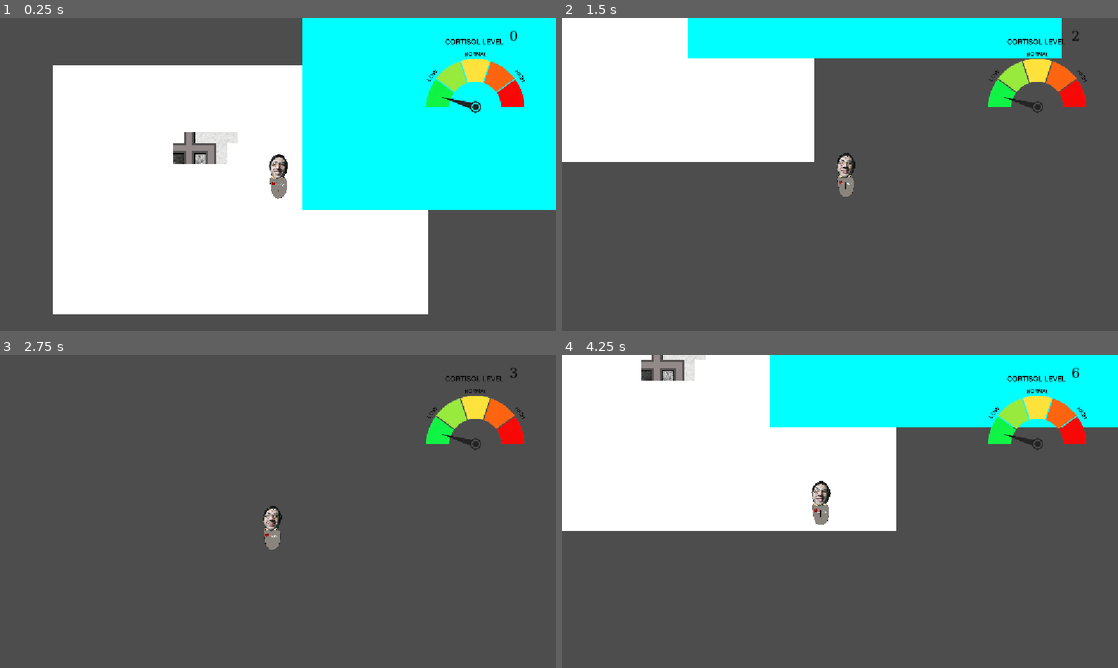
Above: before the commit, frames 1-4 (two rows, left to right).
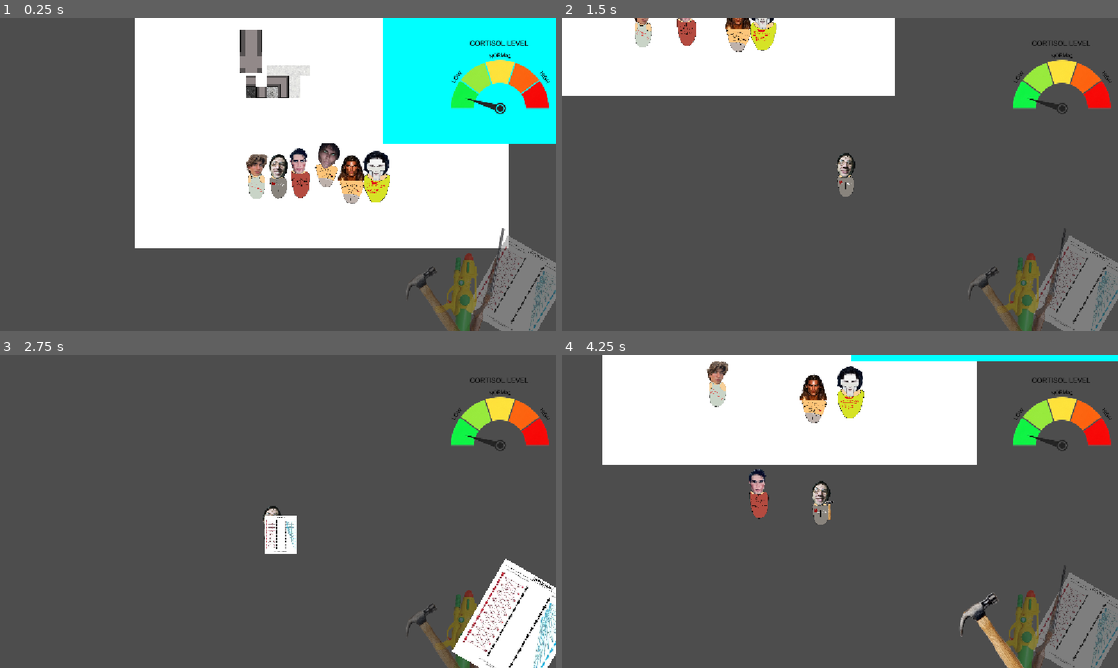
Above: after the commit, the same moments.

Repository: Braish001/Hypergamy-is-fake
Game: Godot game, scene res://world.tscn
The game is run twice, just before and just after one commit, with the same random seed, the same clock (stepped at 60 frames per second) and the same inputs.
Inputs (mouse positions are in pixels of both pictures, inside the frame that each line leads up to):
- Up to frame 1 (0.25 s): no input
- Up to frame 2 (1.5 s): tap Enter (ui_accept) at 0.5, 0.77, 1.07 s; move the mouse to (962, 158) at 0.52 s; hold Right (ui_right) 0.53-1.28 s; tap 1 at 0.6 s; click (962, 158) at 0.67 s; tap 2 at 0.8, 1.35 s; move the mouse to (728, 190) at 1.27 s; hold Down (ui_down) from 1.28 s (still down)
- Up to frame 3 (2.75 s): tap Enter (ui_accept) at 1.52, 1.82 s; tap 3 at 1.55, 2.1 s; move the mouse to (333, 442) at 2.02 s; release Down (ui_down) at 2.03 s; hold Right (ui_right) from 2.03 s (still down); tap 4 at 2.3 s
- Up to frame 4 (4.25 s): move the mouse to (812, 574) at 2.77 s; release Right (ui_right) at 2.78 s; hold Up (ui_up) 2.78-3.53 s; tap 4 at 2.85 s; click (812, 574) at 2.92 s; tap Enter (ui_accept) at 3.02, 3.05, 3.32, 3.6, 3.77, 4.07 s; move the mouse to (1006, 558) at 3.52 s; hold Left (ui_left) from 3.53 s (still down); tap 1 at 3.8 s

The runs differ from the first frame. In frame 1, 54% of the frame differs, in the area x 9-100%, y 0-100%; in frame 2, 27%; in frame 3, 8.9%; in frame 4, 37%.

Commit message:
17

Diff:
--- /dev/null
+++ b/hypergamy-is-fake/npc.gd
@@ -0,0 +1,28 @@
+extends CharacterBody2D
+
+@export var speed: float = 300.0
+var move_direction: Vector2 = Vector2.ZERO
+
+@onready var timer: Timer = $Timer
+
+func _ready() -> void:
+	# Подключаем таймер к функции смены направления
+	timer.timeout.connect(_pick_new_direction)
+	_pick_new_direction() # Сразу выбираем первое направление при старте
+
+func _physics_process(_delta: float) -> void:
+	velocity = move_direction * speed
+	move_and_slide()
+
+	# Если NPC уперся в стену или игрока — сразу меняем направление, чтобы не буксовал
+	if is_on_wall():
+		_pick_new_direction()
+
+func _pick_new_direction() -> void:
+	# С вероятностью 30% NPC просто постоит на месте, иначе пойдет в случайную сторону
+	if randf() < 0.3:
+		move_direction = Vector2.ZERO
+	else:
+		# Выбираем случайный угол от 0 до 360 градусов
+		var random_angle = randf_range(0, TAU)
+		move_direction = Vector2.RIGHT.rotated(random_angle)
--- /dev/null
+++ b/hypergamy-is-fake/npc.tscn
@@ -0,0 +1,30 @@
+[gd_scene format=3 uid="uid://bbo12xh5pynwv"]
+
+[ext_resource type="Script" uid="uid://bfchfl0wb0ha0" path="res://npc.gd" id="1_xxcha"]
+[ext_resource type="Texture2D" uid="uid://bhywtq3dhmfer" path="res://sprites/chad_2.png" id="2_kh24r"]
+[ext_resource type="Texture2D" uid="uid://d4ivk0gjvcvoq" path="res://sprites/body_chad_1.png" id="2_ul7y6"]
+
+[sub_resource type="CapsuleShape2D" id="CapsuleShape2D_cbp6q"]
+radius = 62.0
+height = 274.0
+
+[node name="NPC" type="CharacterBody2D" unique_id=1640683601]
+script = ExtResource("1_xxcha")
+
+[node name="T-shirt" type="Sprite2D" parent="." unique_id=683902586]
+position = Vector2(2.000001, 88)
+scale = Vector2(1.1425781, 1.1425781)
+texture = ExtResource("2_ul7y6")
+
+[node name="Sprite2D" type="Sprite2D" parent="." unique_id=1259726964]
+position = Vector2(-19, -30)
+scale = Vector2(0.19188704, 0.19188704)
+texture = ExtResource("2_kh24r")
+
+[node name="CollisionShape2D" type="CollisionShape2D" parent="." unique_id=530161661]
+position = Vector2(-9, 49)
+shape = SubResource("CapsuleShape2D_cbp6q")
+
+[node name="Timer" type="Timer" parent="." unique_id=461630569]
+wait_time = 2.0
+autostart = true
--- /dev/null
+++ b/hypergamy-is-fake/npc_2.gd
@@ -0,0 +1,28 @@
+extends CharacterBody2D
+
+@export var speed: float = 300.0
+var move_direction: Vector2 = Vector2.ZERO
+
+@onready var timer: Timer = $Timer
+
+func _ready() -> void:
+	# Подключаем таймер к функции смены направления
+	timer.timeout.connect(_pick_new_direction)
+	_pick_new_direction() # Сразу выбираем первое направление при старте
+
+func _physics_process(_delta: float) -> void:
+	velocity = move_direction * speed
+	move_and_slide()
+
+	# Если NPC уперся в стену или игрока — сразу меняем направление, чтобы не буксовал
+	if is_on_wall():
+		_pick_new_direction()
+
+func _pick_new_direction() -> void:
+	# С вероятностью 30% NPC просто постоит на месте, иначе пойдет в случайную сторону
+	if randf() < 0.3:
+		move_direction = Vector2.ZERO
+	else:
+		# Выбираем случайный угол от 0 до 360 градусов
+		var random_angle = randf_range(0, TAU)
+		move_direction = Vector2.RIGHT.rotated(random_angle)
--- /dev/null
+++ b/hypergamy-is-fake/npc_2.tscn
@@ -0,0 +1,30 @@
+[gd_scene format=3 uid="uid://bsfgc62pnobl3"]
+
+[ext_resource type="Script" uid="uid://b4ari5sqg7s05" path="res://npc_2.gd" id="1_88fjt"]
+[ext_resource type="Texture2D" uid="uid://b725pf1kpy3dd" path="res://sprites/body_chad_2.png" id="2_decul"]
+[ext_resource type="Texture2D" uid="uid://cjgigo4rakgmy" path="res://sprites/chad_3.png" id="2_wqxq6"]
+
+[sub_resource type="CapsuleShape2D" id="CapsuleShape2D_bc6q4"]
+radius = 63.0
+height = 274.0
+
+[node name="NPC2" type="CharacterBody2D" unique_id=707977642]
+script = ExtResource("1_88fjt")
+
+[node name="T-shirt" type="Sprite2D" parent="." unique_id=1149027202]
+position = Vector2(2, 73)
+scale = Vector2(1.0136719, 1.117519)
+texture = ExtResource("2_decul")
+
+[node name="Sprite2D" type="Sprite2D" parent="." unique_id=486404840]
+position = Vector2(-31, -28)
+scale = Vector2(0.1776442, 0.17764424)
+texture = ExtResource("2_wqxq6")
+
+[node name="CollisionShape2D" type="CollisionShape2D" parent="." unique_id=1181781168]
+position = Vector2(-5, 33)
+shape = SubResource("CapsuleShape2D_bc6q4")
+
+[node name="Timer" type="Timer" parent="." unique_id=326319407]
+wait_time = 2.0
+autostart = true
--- /dev/null
+++ b/hypergamy-is-fake/npc_3.tscn
@@ -0,0 +1,30 @@
+[gd_scene format=3 uid="uid://crl3hq8fk5ti6"]
+
+[ext_resource type="Script" uid="uid://bfchfl0wb0ha0" path="res://npc.gd" id="1_yk8p1"]
+[ext_resource type="Texture2D" uid="uid://2hplmpyammpx" path="res://sprites/body_adam_2.png" id="2_ufif8"]
+[ext_resource type="Texture2D" uid="uid://bc3ds2wkoh8s2" path="res://sprites/trueadam_1.png" id="2_yk8p1"]
+
+[sub_resource type="CapsuleShape2D" id="CapsuleShape2D_wqxq6"]
+radius = 63.0
+height = 254.0
+
+[node name="NPC" type="CharacterBody2D" unique_id=1640683601]
+script = ExtResource("1_yk8p1")
+
+[node name="T-shirt" type="Sprite2D" parent="." unique_id=683902586]
+position = Vector2(8, 101.00001)
+scale = Vector2(0.9961719, 0.9961719)
+texture = ExtResource("2_ufif8")
+
+[node name="Sprite2D" type="Sprite2D" parent="." unique_id=1259726964]
+position = Vector2(6, 82)
+scale = Vector2(0.38046557, 0.38046563)
+texture = ExtResource("2_yk8p1")
+
+[node name="CollisionShape2D" type="CollisionShape2D" parent="." unique_id=530161661]
+position = Vector2(3, 61)
+shape = SubResource("CapsuleShape2D_wqxq6")
+
+[node name="Timer" type="Timer" parent="." unique_id=461630569]
+wait_time = 2.0
+autostart = true
--- /dev/null
+++ b/hypergamy-is-fake/npc_4.tscn
@@ -0,0 +1,30 @@
+[gd_scene format=3 uid="uid://bvhap3fyukl4c"]
+
+[ext_resource type="Script" uid="uid://bfchfl0wb0ha0" path="res://npc.gd" id="1_5vjc4"]
+[ext_resource type="Texture2D" uid="uid://j3wcpncj27ek" path="res://sprites/trueadam_2.png" id="2_5vjc4"]
+[ext_resource type="Texture2D" uid="uid://2hplmpyammpx" path="res://sprites/body_adam_2.png" id="2_t47uk"]
+
+[sub_resource type="CapsuleShape2D" id="CapsuleShape2D_6xynh"]
+radius = 74.0
+height = 272.0
+
+[node name="NPC" type="CharacterBody2D" unique_id=1640683601]
+script = ExtResource("1_5vjc4")
+
+[node name="T-shirt" type="Sprite2D" parent="." unique_id=683902586]
+position = Vector2(13.999999, 118)
+scale = Vector2(1.1015625, 1.1015625)
+texture = ExtResource("2_t47uk")
+
+[node name="Sprite2D" type="Sprite2D" parent="." unique_id=1259726964]
+position = Vector2(0, 9.536743e-07)
+scale = Vector2(0.1852764, 0.18527645)
+texture = ExtResource("2_5vjc4")
+
+[node name="CollisionShape2D" type="CollisionShape2D" parent="." unique_id=530161661]
+position = Vector2(1, 80)
+shape = SubResource("CapsuleShape2D_6xynh")
+
+[node name="Timer" type="Timer" parent="." unique_id=461630569]
+wait_time = 2.0
+autostart = true
--- /dev/null
+++ b/hypergamy-is-fake/npc_5.tscn
@@ -0,0 +1,30 @@
+[gd_scene format=3 uid="uid://5y1nbsveuq53"]
+
+[ext_resource type="Script" uid="uid://bfchfl0wb0ha0" path="res://npc.gd" id="1_ldtql"]
+[ext_resource type="Texture2D" uid="uid://cqu7rygg4gtpy" path="res://sprites/body_adam_1.png" id="2_g4duc"]
+[ext_resource type="Texture2D" uid="uid://c3vq5te82x3ys" path="res://sprites/trueadam_3.png" id="2_ldtql"]
+
+[sub_resource type="CapsuleShape2D" id="CapsuleShape2D_q54so"]
+radius = 72.0
+height = 288.0
+
+[node name="NPC" type="CharacterBody2D" unique_id=1640683601]
+script = ExtResource("1_ldtql")
+
+[node name="T-shirt" type="Sprite2D" parent="." unique_id=683902586]
+position = Vector2(9.999998, 97)
+scale = Vector2(1.2474365, 1.2474365)
+texture = ExtResource("2_g4duc")
+
+[node name="Sprite2D" type="Sprite2D" parent="." unique_id=1259726964]
+position = Vector2(-17, 7)
+scale = Vector2(0.4291021, 0.42910215)
+texture = ExtResource("2_ldtql")
+
+[node name="CollisionShape2D" type="CollisionShape2D" parent="." unique_id=530161661]
+position = Vector2(-4, 57)
+shape = SubResource("CapsuleShape2D_q54so")
+
+[node name="Timer" type="Timer" parent="." unique_id=461630569]
+wait_time = 2.0
+autostart = true
--- a/hypergamy-is-fake/player.gd
+++ b/hypergamy-is-fake/player.gd
@@ -3,7 +3,7 @@
 @export var speed: float = 1200.0
 @export var dash_speed: float = 3000.0      # Скорость во время рывка
 @export var dash_duration: float = 0.2      # Длительность рывка в секундах
-@export var dash_cooldown: float = 0.4      # Перезарядка рывка (4 секунды)
+@export var dash_cooldown: float = 0.4      # Перезарядка рывка
 
 # Система кортизола
 var cortisol: float = 0.0
@@ -22,6 +22,13 @@
 var cooldown_time_left: float = 0.0
 var dash_direction: Vector2 = Vector2.DOWN
 
+# --- СИСТЕМА ОРУЖИЯ В РУКАХ ---
+# Убедись, что у узла Player есть дочерний Sprite2D с именем HeldItemSprite
+@onready var held_item_sprite: Sprite2D = $HeldItemSprite
+
+# Массив текстур оружия — настраивай их прямо в Инспекторе Godot (размер Size = 4)
+@export var weapon_textures: Array[Texture2D] = []
+
 func _ready() -> void:
 	# 1. Загружаем картинку курсора
 	var img = Image.load_from_file("res://sprites/cursor_game.png")
@@ -39,6 +46,10 @@
 	]
 
 	update_cortisol_display()
+
+	# При старте прячем оружие в руках
+	if held_item_sprite != null:
+		held_item_sprite.visible = false
 
 func _physics_process(delta: float) -> void:
 	# 1. Убывание 1 единицы кортизола раз в 1 минуту (60 секунд)
@@ -86,7 +97,6 @@
 
 # Функция обновления картинки и текста кортизола в UI
 func update_cortisol_display() -> void:
-	# Обновляем картинку шкалы
 	if cortisol_ui != null:
 		var stage_index = int(cortisol / 20)
 		stage_index = clamp(stage_index, 0, cortisol_stages.size() - 1)
@@ -94,6 +104,43 @@
 		if cortisol_stages[stage_index] != null:
 			cortisol_ui.texture = cortisol_stages[stage_index]
 
-	# Обновляем текст с числовым значением
 	if cortisol_label != null:
 		cortisol_label.text = str(int(cortisol))
+
+# --- ФУНКЦИИ УПРАВЛЕНИЯ ОРУЖИЕМ В РУКАХ ---
+# --- ФУНКЦИИ УПРАВЛЕНИЯ ОРУЖИЕМ В РУКАХ ---
+# --- ФУНКЦИИ УПРАВЛЕНИЯ ОРУЖИЕМ В РУКАХ ---
+# --- ФУНКЦИИ УПРАВЛЕНИЯ ОРУЖИЕМ В РУКАХ ---
+func equip_weapon(slot_index: int) -> void:
+	print("--- ВЫЗВАНА ФУНКЦИЯ equip_weapon со слотом: ", slot_index, " ---")
+
+	if held_item_sprite == null:
+		print("ОШИБКА: Узел HeldItemSprite РАВЕН NULL! Узел не найден!")
+		return
+	else:
+		print("Успех: Узел HeldItemSprite найден в памяти.")
+
+	if slot_index == -1:
+		hide_held_weapon()
+	else:
+		if slot_index >= 0 and slot_index < weapon_textures.size():
+			var tex = weapon_textures[slot_index]
+			if tex != null:
+				print("Беру текстуру для слота ", slot_index, " -> путь: ", tex.resource_path)
+				show_held_weapon(tex)
+			else:
+				print("ОШИБКА: В массиве weapon_textures на позиции ", slot_index, " лежит ПУСТОТА (null)! Ты забыл перетуда картинку в инспекторе!")
+		else:
+			print("ОШИБКА: Индекс слота ", slot_index, " выходящий за рамки массива текстур!")
+
+func show_held_weapon(new_texture: Texture2D) -> void:
+	print("УСПЕХ: Показываю текстуру в руках -> ", new_texture.resource_path)
+	held_item_sprite.texture = new_texture
+	held_item_sprite.visible = true
+
+	# Делаем большой размер, чтобы точно заметить на экране
+	held_item_sprite.scale = Vector2(0.3, 0.3)
+	held_item_sprite.self_modulate = Color(1, 1, 1, 1)
+
+func hide_held_weapon() -> void:
+	held_item_sprite.visible = false
--- a/hypergamy-is-fake/player.tscn
+++ b/hypergamy-is-fake/player.tscn
@@ -2,13 +2,20 @@
 
 [ext_resource type="Script" uid="uid://dduin2dfkiaie" path="res://player.gd" id="1_i3pqv"]
 [ext_resource type="Texture2D" uid="uid://bdhqs068t3sfw" path="res://sprites/player_body.png" id="2_hqtel"]
+[ext_resource type="Texture2D" uid="uid://bmcsmnw852wg1" path="res://sprites/watergun.png" id="3_dw050"]
 [ext_resource type="Texture2D" uid="uid://byros4mw8px84" path="res://sprites/player(sub3).png" id="3_sweqy"]
+[ext_resource type="Texture2D" uid="uid://c31ui4u86ix5q" path="res://sprites/shotgun.png" id="4_b26j0"]
 [ext_resource type="Script" uid="uid://l6fq30r37yon" path="res://camera_2d.gd" id="4_hqtel"]
+[ext_resource type="Texture2D" uid="uid://dfgjgrka8vo8" path="res://sprites/hypergamy.jpg" id="5_n7ghd"]
+[ext_resource type="Texture2D" uid="uid://bwrm33def6vbx" path="res://sprites/hammer.png" id="5_sweqy"]
 
-[sub_resource type="CircleShape2D" id="CircleShape2D_pdmmi"]
+[sub_resource type="CapsuleShape2D" id="CapsuleShape2D_cbp6q"]
+radius = 53.0
+height = 250.0
 
 [node name="Player" type="CharacterBody2D" unique_id=1275611609]
 script = ExtResource("1_i3pqv")
+weapon_textures = Array[Texture2D]([ExtResource("5_sweqy"), ExtResource("3_dw050"), ExtResource("4_b26j0"), ExtResource("5_n7ghd")])
 
 [node name="T-shirt" type="Sprite2D" parent="." unique_id=942863262]
 position = Vector2(10, 69)
@@ -20,9 +27,14 @@
 texture = ExtResource("3_sweqy")
 
 [node name="CollisionShape2D" type="CollisionShape2D" parent="." unique_id=83789890]
-position = Vector2(0, 132)
-shape = SubResource("CircleShape2D_pdmmi")
+position = Vector2(2, 16)
+shape = SubResource("CapsuleShape2D_cbp6q")
 
 [node name="Camera2D" type="Camera2D" parent="." unique_id=1609199414]
 zoom = Vector2(0.35, 0.35)
 script = ExtResource("4_hqtel")
+
+[node name="HeldItemSprite" type="Sprite2D" parent="." unique_id=143630944]
+position = Vector2(53.999996, 54.000015)
+scale = Vector2(0.22296014, 0.22296014)
+texture = ExtResource("5_sweqy")
--- /dev/null
+++ b/hypergamy-is-fake/weapon_wheel.gd
@@ -0,0 +1,86 @@
+extends Control
+
+# Перетащи своего Игрока сюда прямо из дерева сцены через Инспектор!
+@export var player_node: CharacterBody2D
+
+@onready var items: Array[TextureRect] = [
+	$TextureRect,     # Слот 1 (Клавиша 1)
+	$TextureRect2,    # Слот 2 (Клавиша 2)
+	$TextureRect3,    # Слот 3 (Клавиша 3)
+	$TextureRect4     # Слот 4 (Клавиша 4)
+]
+
+@onready var audio_player: AudioStreamPlayer = $AudioStreamPlayer
+
+var current_slot: int = -1
+
+var normal_color: Color = Color(0.6, 0.6, 0.6, 0.65)
+var selected_color: Color = Color(1.0, 1.0, 1.0, 1.0)
+var normal_scale: Vector2 = Vector2(1.0, 1.0)
+var selected_scale: Vector2 = Vector2(1.25, 1.25)
+
+func _ready() -> void:
+	for item in items:
+		if item != null:
+			item.self_modulate = normal_color
+			item.scale = normal_scale
+			item.pivot_offset = item.size / 2
+	reset_all_items()
+
+# Используем _input, чтобы гарантированно ловить нажатия цифр
+func _input(event: InputEvent) -> void:
+	if event is InputEventKey and event.pressed and not event.echo:
+		match event.keycode:
+			KEY_1:
+				select_item(0)
+			KEY_2:
+				select_item(1)
+			KEY_3:
+				select_item(2)
+			KEY_4:
+				select_item(3)
+
+func select_item(index: int) -> void:
+	if current_slot == index:
+		current_slot = -1
+		print("Убрали предмет в карман")
+		reset_all_items()
+		notify_player(-1)
+		return
+
+	current_slot = index
+	print("Выбран слот: ", current_slot + 1)
+
+	if audio_player != null and audio_player.stream != null:
+		audio_player.play()
+
+	notify_player(current_slot)
+
+	for i in range(items.size()):
+		var item = items[i]
+		if item == null:
+			continue
+
+		var tween = create_tween().set_parallel(true).set_trans(Tween.TRANS_SINE).set_ease(Tween.EASE_OUT)
+		if i == current_slot:
+			item.z_index = 10
+			tween.tween_property(item, "self_modulate", selected_color, 0.15)
+			tween.tween_property(item, "scale", selected_scale, 0.15)
+		else:
+			item.z_index = 0
+			tween.tween_property(item, "self_modulate", normal_color, 0.15)
+			tween.tween_property(item, "scale", normal_scale, 0.15)
+
+func reset_all_items() -> void:
+	for item in items:
+		if item != null:
+			item.z_index = 0
+			var tween = create_tween().set_parallel(true).set_trans(Tween.TRANS_SINE).set_ease(Tween.EASE_OUT)
+			tween.tween_property(item, "self_modulate", normal_color, 0.15)
+			tween.tween_property(item, "scale", normal_scale, 0.15)
+
+func notify_player(slot: int) -> void:
+	if player_node != null and player_node.has_method("equip_weapon"):
+		player_node.equip_weapon(slot)
+	else:
+		print("ОШИБКА: К интерфейсу не привязан узел Player в Инспекторе!")
--- a/hypergamy-is-fake/world.tscn
+++ b/hypergamy-is-fake/world.tscn
@@ -1,14 +1,25 @@
 [gd_scene format=3 uid="uid://bawmcf62c2yap"]
 
 [ext_resource type="PackedScene" uid="uid://c0gmd4l6hkg1d" path="res://player.tscn" id="1_f3sb7"]
+[ext_resource type="Script" uid="uid://ugcoi3lkrgkg" path="res://weapon_wheel.gd" id="2_cbp6q"]
 [ext_resource type="Texture2D" uid="uid://bvhkg1wha0pfi" path="res://sprites/low_cortisol.png" id="2_fj7yv"]
+[ext_resource type="Texture2D" uid="uid://bwrm33def6vbx" path="res://sprites/hammer.png" id="3_26xuy"]
 [ext_resource type="Texture2D" uid="uid://dnjd6mnuro5y2" path="res://sprites/wall_cross.png" id="3_dwbse"]
+[ext_resource type="Texture2D" uid="uid://c31ui4u86ix5q" path="res://sprites/shotgun.png" id="4_bc84e"]
 [ext_resource type="Texture2D" uid="uid://sotoxhqrwvmt" path="res://sprites/wall_corner.png" id="4_pkg7o"]
 [ext_resource type="Texture2D" uid="uid://u7nyiq1lqnk" path="res://sprites/wall_down.png" id="5_gbfbk"]
 [ext_resource type="Texture2D" uid="uid://cwlechlbyquai" path="res://sprites/concrete_black.png" id="5_ioo17"]
+[ext_resource type="Texture2D" uid="uid://bmcsmnw852wg1" path="res://sprites/watergun.png" id="5_wukud"]
+[ext_resource type="Texture2D" uid="uid://dfgjgrka8vo8" path="res://sprites/hypergamy.jpg" id="6_il2jm"]
 [ext_resource type="Texture2D" uid="uid://di1hsi22id7mq" path="res://sprites/wall_straight_g.png" id="6_ioo17"]
+[ext_resource type="AudioStream" uid="uid://b8hx23f6mlcip" path="res://sprites/item-select.mp3" id="7_26xuy"]
 [ext_resource type="Texture2D" uid="uid://bqfpp06qvas40" path="res://sprites/concrete_white.png" id="7_wse8f"]
 [ext_resource type="Texture2D" uid="uid://c4ol2gcrxsoxl" path="res://sprites/snow.png" id="8_ic0uy"]
+[ext_resource type="PackedScene" uid="uid://bbo12xh5pynwv" path="res://npc.tscn" id="10_wse8f"]
+[ext_resource type="PackedScene" uid="uid://bsfgc62pnobl3" path="res://npc_2.tscn" id="11_70uel"]
+[ext_resource type="PackedScene" uid="uid://crl3hq8fk5ti6" path="res://npc_3.tscn" id="12_hiqwa"]
+[ext_resource type="PackedScene" uid="uid://bvhap3fyukl4c" path="res://npc_4.tscn" id="13_2u3nc"]
+[ext_resource type="PackedScene" uid="uid://5y1nbsveuq53" path="res://npc_5.tscn" id="14_udxuc"]
 
 [sub_resource type="FontFile" id="FontFile_jqwnn"]
 cache/0/variation_coordinates = {}
@@ -48,22 +59,17 @@
 [node name="World" type="Node2D" unique_id=319775989]
 
 [node name="ColorRect" type="ColorRect" parent="." unique_id=1913116965]
-offset_left = -450.0
-offset_top = -131.0
-offset_right = 1764.876
-offset_bottom = 1342.0
+offset_left = -399.0
+offset_top = -128.0
+offset_right = 1815.876
+offset_bottom = 1345.0
 
 [node name="ColorRect2" type="ColorRect" parent="." unique_id=2039920024]
-offset_left = 1020.0
-offset_top = -746.0
-offset_right = 3234.876
-offset_bottom = 727.0
+offset_left = 1071.0
+offset_top = -743.0
+offset_right = 3285.876
+offset_bottom = 730.0
 color = Color(0, 1, 1, 1)
-
-[node name="Player" parent="." unique_id=1275611609 node_paths=PackedStringArray("cortisol_ui", "cortisol_label") instance=ExtResource("1_f3sb7")]
-position = Vector2(879, 518)
-cortisol_ui = NodePath("../CanvasLayer/TextureRect")
-cortisol_label = NodePath("../CanvasLayer/TextureRect/Label")
 
 [node name="CanvasLayer" type="CanvasLayer" parent="." unique_id=1715652402]
 
@@ -71,8 +77,10 @@
 anchors_preset = 1
 anchor_left = 1.0
 anchor_right = 1.0
-offset_left = -346.5946
-offset_bottom = 229.0
+offset_left = -295.5946
+offset_top = 3.0
+offset_right = 51.0
+offset_bottom = 232.0
 grow_horizontal = 0
 size_flags_horizontal = 8
 size_flags_vertical = 0
@@ -90,9 +98,78 @@
 theme_override_fonts/font = SubResource("FontFile_jqwnn")
 label_settings = SubResource("LabelSettings_mbj86")
 
+[node name="WeaponWheel" type="Control" parent="CanvasLayer" unique_id=1140077928 node_paths=PackedStringArray("player_node")]
+layout_mode = 3
+anchors_preset = 0
+offset_left = 850.0
+offset_top = 392.0
+offset_right = 1137.1915
+offset_bottom = 639.0
+focus_mode = 2
+script = ExtResource("2_cbp6q")
+player_node = NodePath("../../Player")
+
+[node name="TextureRect4" type="TextureRect" parent="CanvasLayer/WeaponWheel" unique_id=2111577705]
+layout_mode = 0
+offset_left = 148.0
+offset_top = 66.000015
+offset_right = 299.0
+offset_bottom = 280.25677
+pivot_offset = Vector2(50, 130)
+offset_transform_enabled = true
+offset_transform_rotation = 0.5235988
+texture = ExtResource("6_il2jm")
+expand_mode = 1
+stretch_mode = 5
+
+[node name="TextureRect3" type="TextureRect" parent="CanvasLayer/WeaponWheel" unique_id=1421663805]
+layout_mode = 0
+offset_left = 7.000023
+offset_top = 89.0
+offset_right = 302.1784
+offset_bottom = 237.0
+scale = Vector2(1.0027837, 1)
+pivot_offset = Vector2(50, 130)
+offset_transform_enabled = true
+offset_transform_rotation = 1.7453293
+texture = ExtResource("4_bc84e")
+expand_mode = 1
+stretch_mode = 5
+
+[node name="TextureRect2" type="TextureRect" parent="CanvasLayer/WeaponWheel" unique_id=2066754861]
+layout_mode = 0
+offset_left = -9.0
+offset_top = 64.0
+offset_right = 212.42708
+offset_bottom = 283.80847
+pivot_offset = Vector2(50, 130)
+offset_transform_enabled = true
+offset_transform_rotation = -4.6251225
+texture = ExtResource("5_wukud")
+expand_mode = 1
+stretch_mode = 5
+
+[node name="TextureRect" type="TextureRect" parent="CanvasLayer/WeaponWheel" unique_id=496785971]
+layout_mode = 0
+offset_left = -53.000015
+offset_top = 98.0
+offset_right = 168.15857
+offset_bottom = 317.80847
+pivot_offset = Vector2(50, 130)
+offset_transform_enabled = true
+offset_transform_rotation = -0.61086524
+texture = ExtResource("3_26xuy")
+expand_mode = 1
+stretch_mode = 5
+
+[node name="AudioStreamPlayer" type="AudioStreamPlayer" parent="CanvasLayer/WeaponWheel" unique_id=428803521]
+stream = ExtResource("7_26xuy")
+volume_db = -23.719
+
 [node name="Sprite2D4" type="Sprite2D" parent="." unique_id=175697050]
 texture_filter = 1
-position = Vector2(354, 362)
+position = Vector2(291, 249)
+scale = Vector2(2, 2)
 texture = ExtResource("3_dwbse")
 
 [node name="Sprite2D3" type="Sprite2D" parent="." unique_id=1254223863]
@@ -167,6 +244,25 @@
 
 [node name="Sprite2D" type="Sprite2D" parent="." unique_id=146060346]
 texture_filter = 1
-position = Vector2(354, 298)
+position = Vector2(291, 121)
 rotation = 3.1415927
-texture = ExtResource("5_gbfbk")
+scale = Vector2(2, 2)
+texture = ExtResource("5_gbfbk")
+
+[node name="Player" parent="." unique_id=1275611609 instance=ExtResource("1_f3sb7")]
+position = Vector2(450, 913)
+
+[node name="NPC2" parent="." unique_id=1520599775 instance=ExtResource("10_wse8f")]
+position = Vector2(589, 867)
+
+[node name="NPC3" parent="." unique_id=707977642 instance=ExtResource("11_70uel")]
+position = Vector2(328, 891)
+
+[node name="NPC" parent="." unique_id=1640683601 instance=ExtResource("12_hiqwa")]
+position = Vector2(738, 867)
+
+[node name="NPC4" parent="." unique_id=1759483975 instance=ExtResource("13_2u3nc")]
+position = Vector2(892, 840)
+
+[node name="NPC5" parent="." unique_id=663719395 instance=ExtResource("14_udxuc")]
+position = Vector2(1058, 856)
Not shown, added: hypergamy-is-fake/npc.gd.uid
Not shown, added: hypergamy-is-fake/npc_2.gd.uid
Not shown, added: hypergamy-is-fake/sprites/body_adam_1.png.import
Not shown, added: hypergamy-is-fake/sprites/body_adam_2.png.import
Not shown, added: hypergamy-is-fake/sprites/body_chad_1.png.import
Not shown, added: hypergamy-is-fake/sprites/body_chad_2.png.import
Not shown, added: hypergamy-is-fake/sprites/chad_2.png.import
Not shown, added: hypergamy-is-fake/sprites/chad_3.png.import
Not shown, added: hypergamy-is-fake/sprites/documents.png.import
Binary file removed: hypergamy-is-fake/sprites/inter.18pt-black.ttf
Not shown, removed: hypergamy-is-fake/sprites/inter.18pt-black.ttf.import
Not shown, added: hypergamy-is-fake/sprites/item-select.mp3.import
(and 16 more such lines)
